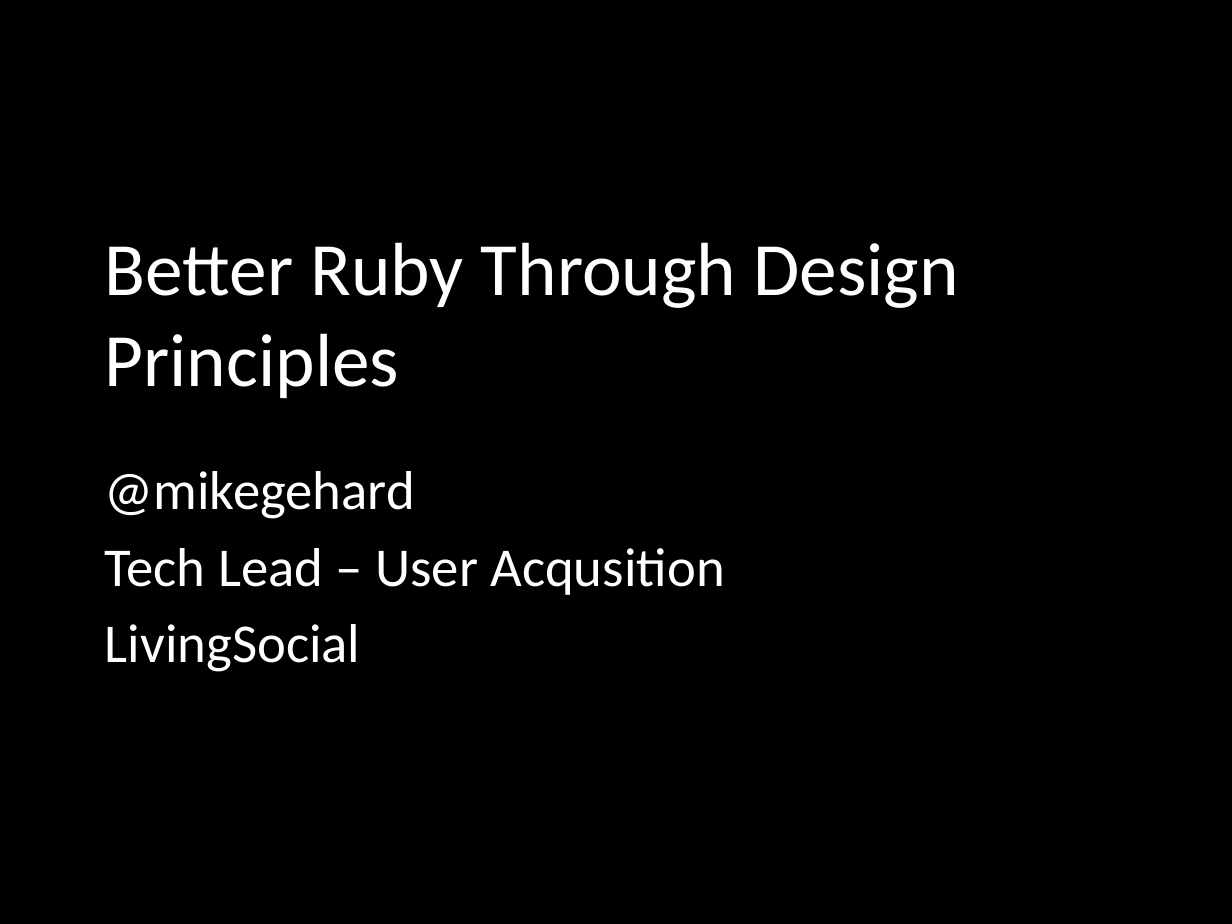
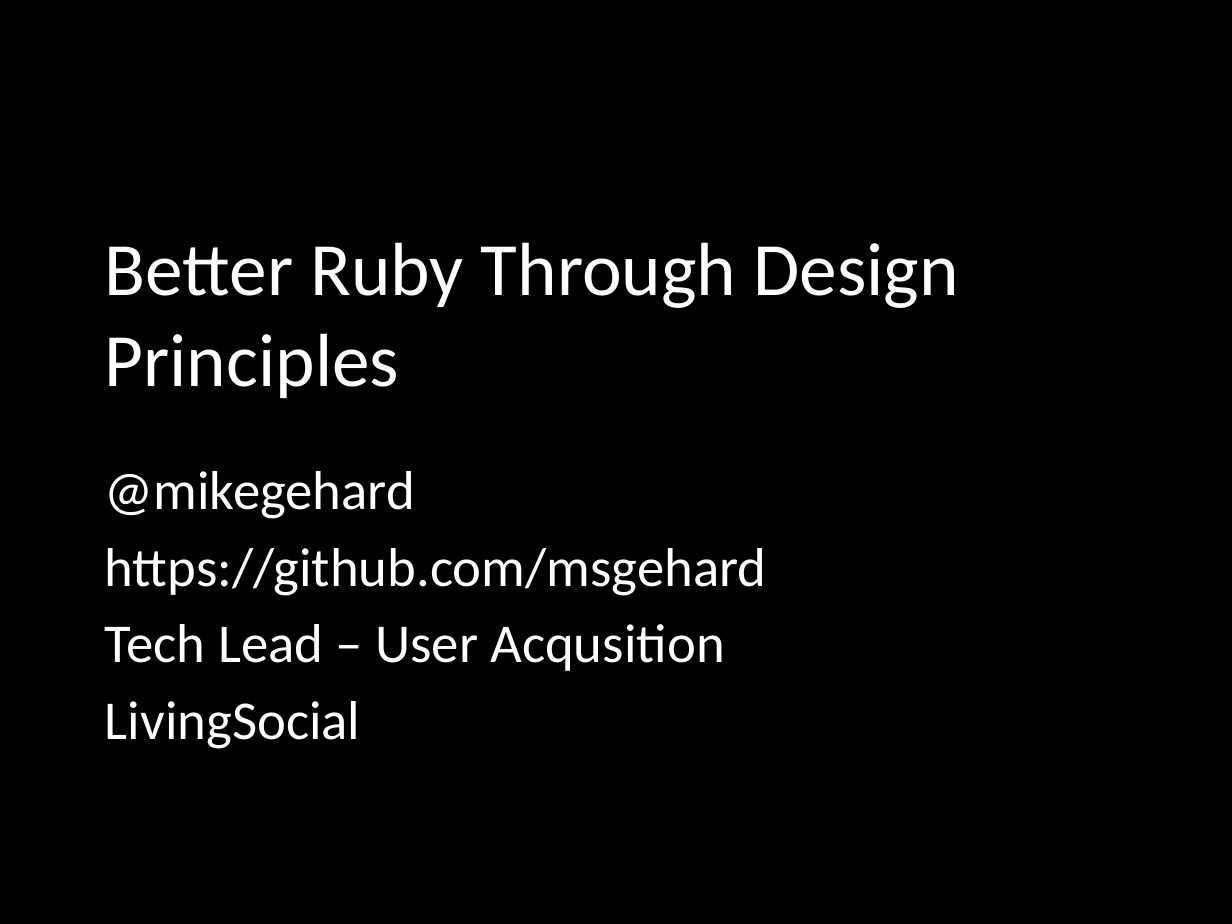
Before and after one commit to mikegehard/Better-Ruby-Through-Design-Principles, a slide deck: slide 1 of BetterRubyThroughDesignPatterns.pptx. Drawn at 1232x924 pixels with LibreOffice and Linux fonts; fonts in the diff are those of the drawing. Boxes give left, top, right and bottom in pixels: in the first picture for what was removed or moved away, otherwise in the second. Text is boxed around its words. In the diff, an @@ line names an element or a change of style, - is before the commit and + after.

```diff
--- a/BetterRubyThroughDesignPatterns.pptx
+++ b/BetterRubyThroughDesignPatterns.pptx
@@ subtitle at bbox=[105, 548, 767, 596]: paragraph added @@
+https://github.com/msgehard
```
Also in this commit, not shown: 1 other slide changed.
